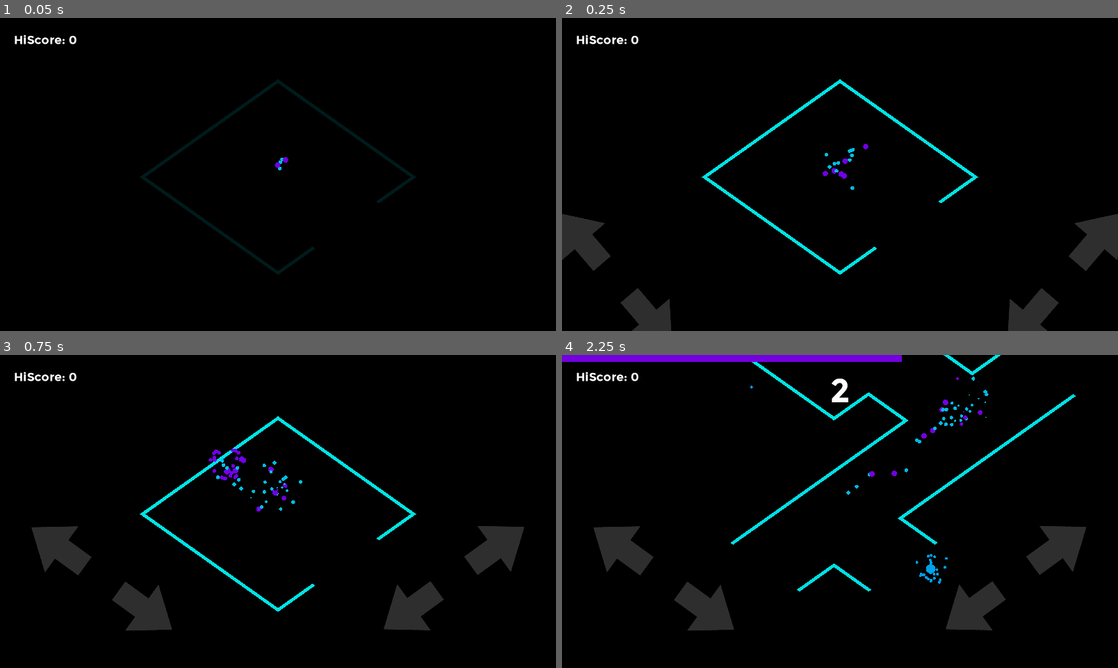
Above: before the commit, frames 1-4 (two rows, left to right).
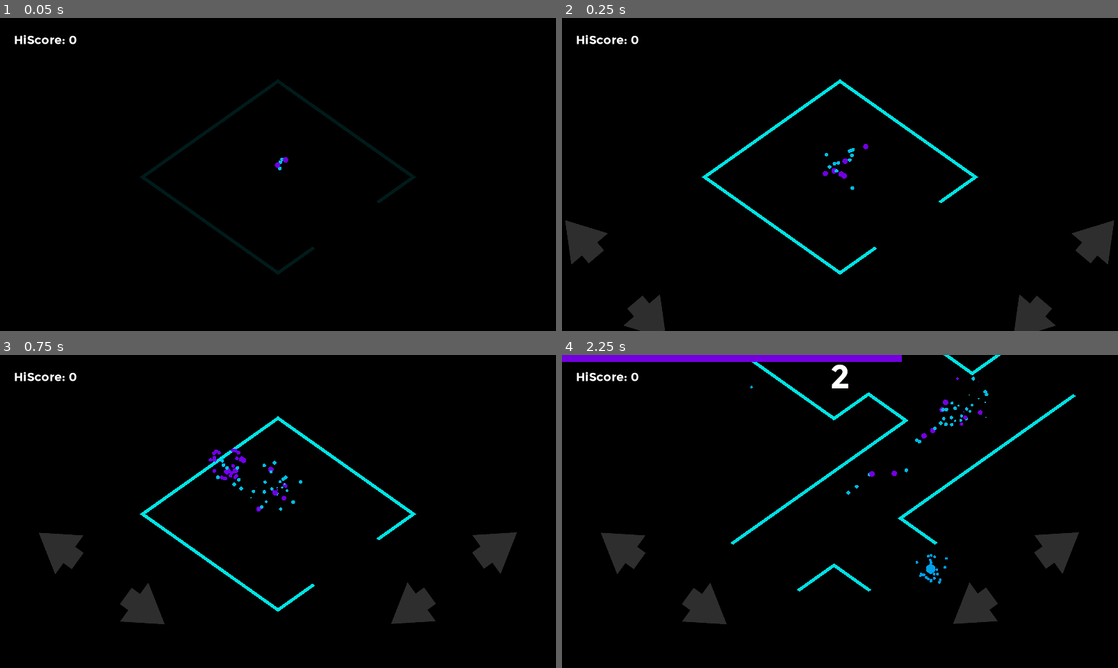
Above: after the commit, the same moments.

Repository: Pomoc48/iso-game
Game: Godot game, scene res://scenes/Level.tscn
Same seed, same stepped clock (60 frames per second), same inputs: the game is played once before the commit and once after it.
Inputs (mouse positions are in pixels of both pictures, inside the frame that each line leads up to):
- Up to frame 1 (0.05 s): no input
- Up to frame 2 (0.25 s): no input
- Up to frame 3 (0.75 s): click (55, 545) at 0.5 s
- Up to frame 4 (2.25 s): click (706, 611) at 1.25 s; click (973, 611) at 2 s

Frame 1 is identical in both runs. In frame 2, 1.8% of the frame differs, in the area x 0-100%, y 62-100%; in frame 3, 2.2%; in frame 4, 2.4%, in the area x 5-95%, y 2-88%.

Commit message:
Update interface image assets

Diff:
--- a/scenes/Level.tscn
+++ b/scenes/Level.tscn
@@ -284,7 +284,7 @@
 offset_top = -630.0
 offset_right = 890.0
 offset_bottom = -380.0
-rotation = 1.5708
+rotation = 0.733038
 scale = Vector2(0.75, 0.75)
 pivot_offset = Vector2(-500, 0)
 
@@ -321,7 +321,7 @@
 offset_top = -626.0
 offset_right = -307.0
 offset_bottom = -376.0
-rotation = -1.5708
+rotation = -0.733038
 scale = Vector2(0.75, 0.75)
 pivot_offset = Vector2(1080, 0)
 
@@ -367,9 +367,8 @@
 anchor_left = 0.5
 anchor_right = 0.5
 offset_left = -100.0
-offset_top = 32.0
 offset_right = 100.0
-offset_bottom = 132.0
+offset_bottom = 100.0
 grow_horizontal = 2
 theme_override_fonts/font = SubResource("5")
 label_settings = SubResource("LabelSettings_fpqne")
Binary file changed: assets/textures/Arrow.png
Binary file changed: assets/textures/Arrow2.png
Binary file removed: assets/textures/Close.png
Not shown, removed: assets/textures/Close.png.import
Binary file removed: assets/textures/Stats.png
Not shown, removed: assets/textures/Stats.png.import
